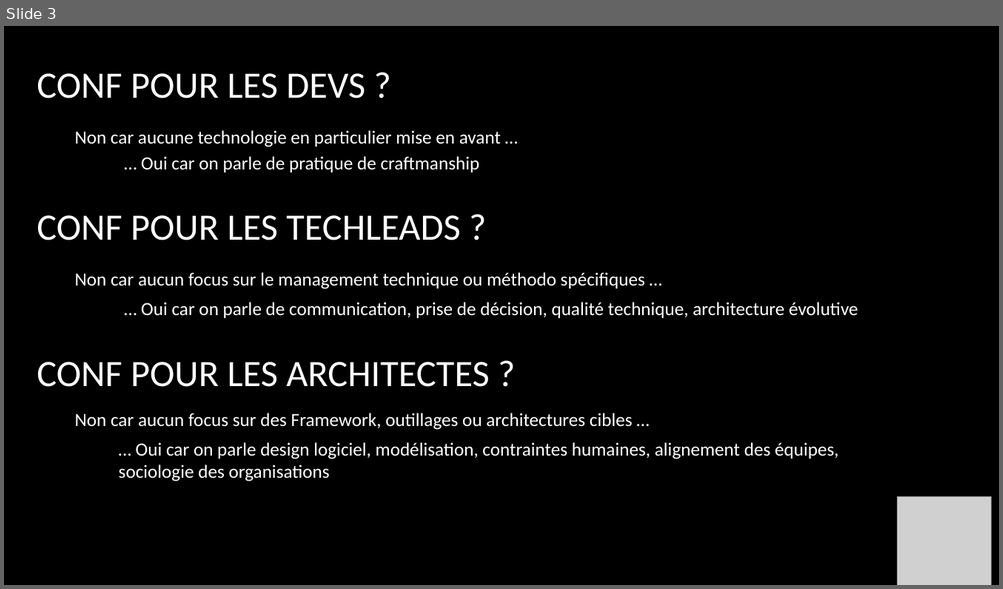
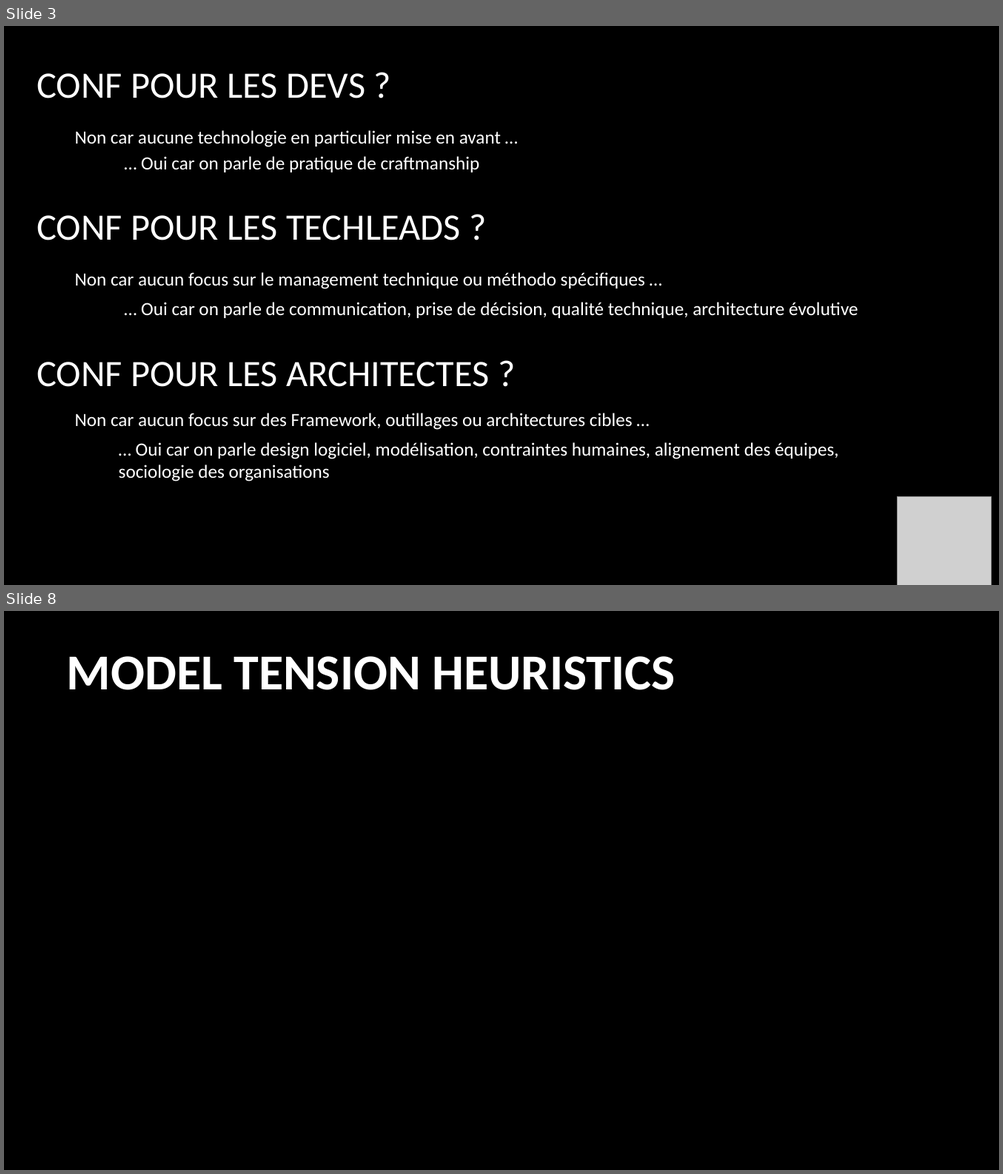
Before and after one commit to b16d/Article, a slide deck: Newcraft2025.pptx. Shown one above the other, each under a label of ours: slide 3 before the commit, slides 3 and 8 after it; the slides between them are not shown. The pictures are 1003x589 and 1003x1174 pixels, drawn with LibreOffice and Linux fonts; fonts in the diff are those of the drawing; grey boxes stand for pictures; background and template pictures are left out. Boxes give left, top, right and bottom in pixels: in the first picture for what was removed or moved away, otherwise in the second. Text is boxed around its words. In the diff, an @@ line names an element or a change of style, - is before the commit and + after.

```diff
--- a/Newcraft2025.pptx
+++ b/Newcraft2025.pptx
@@ slide 8 added at box(4, 611, 999, 1170), background picture (left out) @@
@@ title added at box(67, 656, 674, 690), 48.6 pt, text #FFFFFF, bold @@
+MODEL TENSION HEURISTICS
```
Also in this commit, not shown: 1 slide changed, 6 other slides added.
